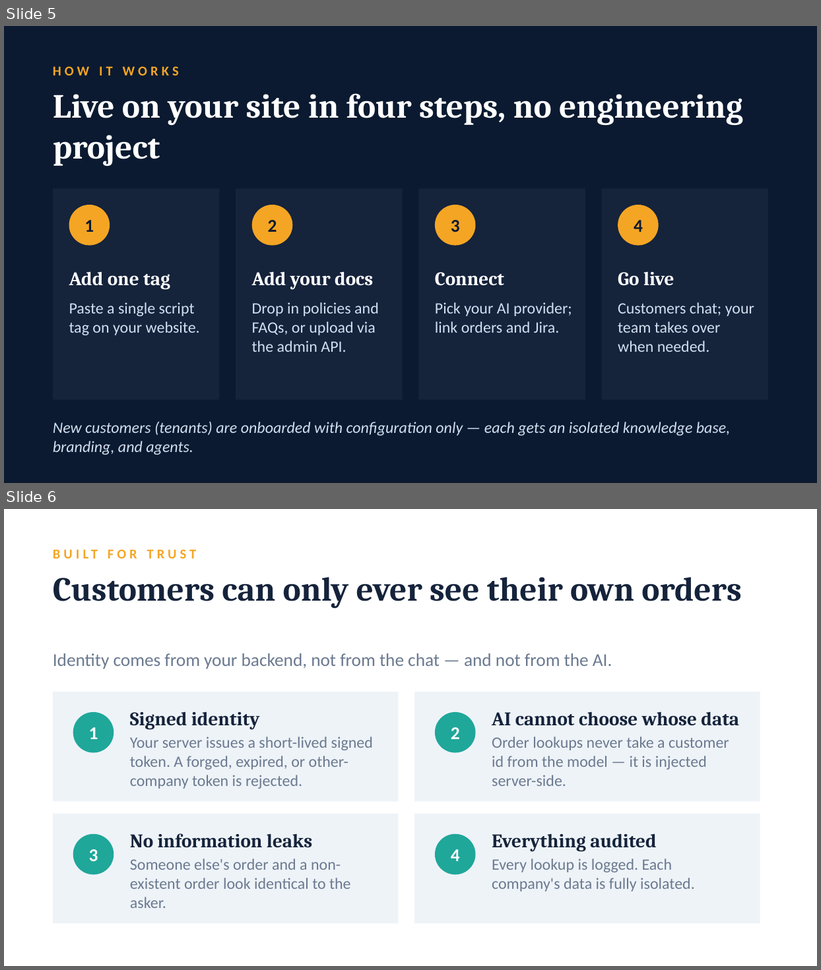
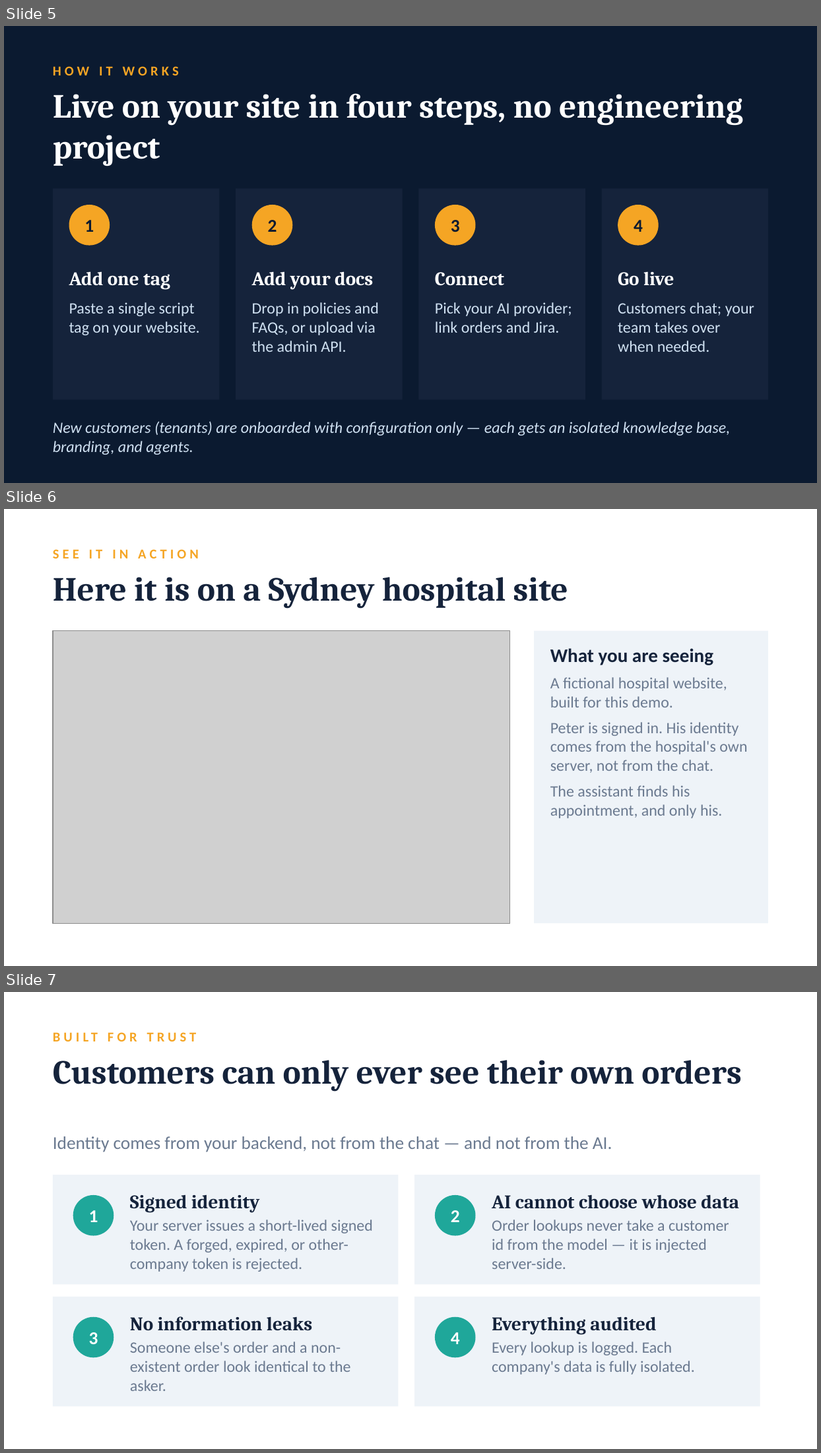
Before and after one commit to akhil4rajan/supportpilot-ai, a slide deck: docs/pitch/SupportPilot-AI-Pitch-Deck.pptx. Shown one above the other, each under a label of ours: slides 5 and 6 before the commit, slides 5, 6 and 7 after it. The pictures are 821x970 and 821x1453 pixels, drawn with LibreOffice and Linux fonts; fonts in the diff are those of the drawing; grey boxes stand for pictures. Boxes give left, top, right and bottom in pixels: in the first picture for what was removed or moved away, otherwise in the second. Text is boxed around its words. In the diff, an @@ line names an element or a change of style, - is before the commit and + after.

Commit message:
Add the hospital demo to the pitch deck: two slides with screenshots and a live-demo script

```diff
--- a/docs/pitch/SupportPilot-AI-Pitch-Deck.pptx
+++ b/docs/pitch/SupportPilot-AI-Pitch-Deck.pptx
@@ slide 6 added at bbox=[4, 509, 817, 966], background #FFFFFF @@
@@ text added at bbox=[53, 549, 199, 559], 12 pt, text #F5A524, bold @@
+SEE IT IN ACTION
@@ text added at bbox=[53, 577, 568, 609], 30 pt, text #15233B, bold @@
+Here it is on a Sydney hospital site
@@ picture added at bbox=[53, 631, 510, 923] @@
@@ rectangle added at bbox=[534, 631, 768, 923], fill #EEF3F8 @@
@@ text added at bbox=[550, 648, 747, 819], 14 pt, text #6B7A90 @@
+What you are seeing
+A fictional hospital website, built for this demo.
+Peter is signed in. His identity comes from the hospital's own server, not from the chat.
+The assistant finds his appointment, and only his.
@@ what was slide 6 is now slide 7 @@
```
Also in this commit, not shown: 1 slide changed, 1 other slide added, 3 other files.
